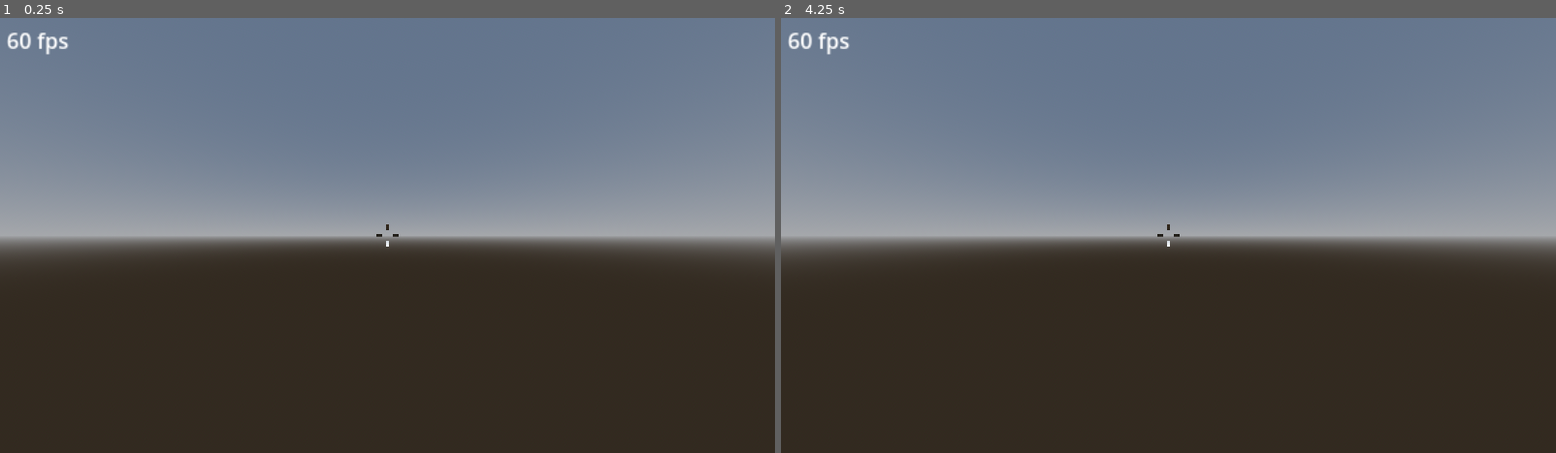
Above: before the commit, frames 1-2 (left to right).
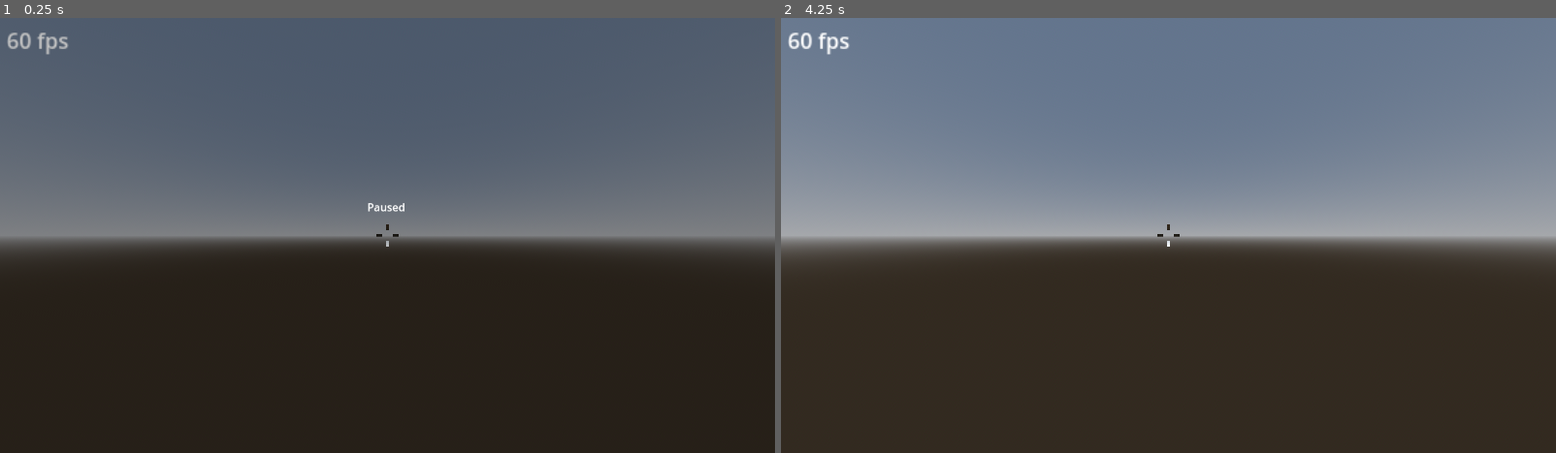
Above: after the commit, the same moments.

Repository: NatsuPotato/GodotCraft
Game: Godot game, scene res://test.tscn
Two runs of this game, one before a commit and one after it. Both use one fixed random seed, a clock stepped at 60 frames per second and the inputs below.
Inputs (mouse positions are in pixels of both pictures, inside the frame that each line leads up to):
- Up to frame 1 (0.25 s): no input
- Up to frame 2 (4.25 s): tap Enter at 0.5, 2, 3.5 s; move the mouse to (920, 44) at 0.52 s; hold D (strafe_right) 0.53-1.28 s; right-click (920, 44) at 0.6 s; tap Space (jump) at 0.77, 1.25, 1.52, 2.75, 3.02, 3.77 s; move the mouse to (1013, 257) at 1.27 s; hold S (strafe_backward) 1.28-2.03 s; click (1013, 257) at 1.35 s; right-click (1013, 257) at 1.55 s; move the mouse to (1246, 139) at 2.02 s; hold D (strafe_right) 2.03-2.78 s; hold F (toggle_fly) 2.03-2.78 s; right-click (1246, 139) at 2.3 s; move the mouse to (1129, 322) at 2.77 s; hold W (strafe_forward) 2.78-3.53 s; right-click (1129, 322) at 2.85 s; move the mouse to (1401, 300) at 3.52 s; hold A (strafe_left) from 3.53 s (still down); right-click (1401, 300) at 3.6 s; tap Escape (pause) at 4.15 s

The runs differ from the first frame. In frame 1, 52% of the frame differs, in the area x 0-100%, y 0-53%; in frame 2, nothing differs.

Commit message:
Add pause menu

Diff:
--- a/chunk_manager.gd
+++ b/chunk_manager.gd
@@ -20,9 +20,9 @@
 
 func _ready() -> void:
 
-	for cx in 16:
-		for cy in 16:
-			for cz in 16:
+	for cx in 8:
+		for cy in 8:
+			for cz in 8:
 				requested_chunk_positions.append(Vector3(cx, cy, cz))
 
 	#https://docs.godotengine.org/en/stable/classes/class_fastnoiselite.html#enum-fastnoiselite-noisetype
@@ -34,10 +34,8 @@
 func _process(_delta:float) -> void:
 
 	# wait on terminated threads
-	for i in generator_threads.size():
-
-		if i >= generator_threads.size():
-			break
+	var i := 0
+	while i < generator_threads.size():
 
 		var thread = generator_threads[i]
 
@@ -45,9 +43,9 @@
 			thread.wait_to_finish()
 			generator_threads.remove_at(i)
 
+		i += 1
+
 	if (requested_chunk_positions.size() > 0 and generator_threads.size() < 16):
-
-		print(get_child_count() + 1)
 
 		var thread = Thread.new()
 		thread.start(generate_chunk.bind(requested_chunk_positions.pop_back()))
--- /dev/null
+++ b/pause_menu.gd
@@ -0,0 +1,4 @@
+extends Control
+
+func _process(delta: float) -> void:
+	visible = UiState.is_paused
--- a/player_controller.gd
+++ b/player_controller.gd
@@ -9,7 +9,6 @@
 
 var camera_pitch := 0.0
 
-var is_paused := true
 var is_flying := false
 
 # TODO make it so you can't place blocks inside yourself
@@ -80,16 +79,7 @@
 
 		is_flying = !is_flying
 
-	elif event.is_action_pressed("pause"):
-
-		is_paused = !is_paused
-
-		if is_paused:
-			Input.set_mouse_mode(Input.MOUSE_MODE_VISIBLE)
-		else:
-			Input.set_mouse_mode(Input.MOUSE_MODE_CAPTURED)
-
-	elif !is_paused and event is InputEventMouseMotion:
+	elif !UiState.is_paused and event is InputEventMouseMotion:
 
 		rotation.y += deg_to_rad(-event.relative.x * mouse_sensitivity)
 
--- a/project.godot
+++ b/project.godot
@@ -14,6 +14,10 @@
 run/main_scene="res://test.tscn"
 config/features=PackedStringArray("4.3", "Forward Plus")
 config/icon="res://icon.svg"
+
+[autoload]
+
+UiState="*res://ui_state.gd"
 
 [input]
 
--- a/test.tscn
+++ b/test.tscn
@@ -1,9 +1,10 @@
-[gd_scene load_steps=11 format=3 uid="uid://dfx6sfc48bl3l"]
+[gd_scene load_steps=12 format=3 uid="uid://dfx6sfc48bl3l"]
 
 [ext_resource type="Script" path="res://player_controller.gd" id="3_ous5n"]
 [ext_resource type="Shader" path="res://inverted.gdshader" id="4_b0yie"]
 [ext_resource type="Texture2D" uid="uid://ckc0nfk6hr75i" path="res://crosshair.png" id="5_35ecv"]
 [ext_resource type="Script" path="res://chunk_manager.gd" id="5_wkvw0"]
+[ext_resource type="Script" path="res://pause_menu.gd" id="6_jgroj"]
 [ext_resource type="Script" path="res://fps.gd" id="6_osfrn"]
 
 [sub_resource type="ProceduralSkyMaterial" id="ProceduralSkyMaterial_ontqq"]
@@ -28,6 +29,7 @@
 
 [node name="Sun" type="DirectionalLight3D" parent="."]
 transform = Transform3D(0.866025, -0.25, 0.433013, 0, 0.866025, 0.5, -0.5, -0.433013, 0.75, 0, 8.15333, 0)
+shadow_enabled = true
 
 [node name="WorldEnvironment" type="WorldEnvironment" parent="."]
 environment = SubResource("Environment_0x2lj")
@@ -80,3 +82,36 @@
 
 [node name="ChunkManager" type="Node3D" parent="."]
 script = ExtResource("5_wkvw0")
+
+[node name="PauseMenu" type="Control" parent="."]
+layout_mode = 3
+anchors_preset = 15
+anchor_right = 1.0
+anchor_bottom = 1.0
+grow_horizontal = 2
+grow_vertical = 2
+script = ExtResource("6_jgroj")
+
+[node name="ColorRect" type="ColorRect" parent="PauseMenu"]
+layout_mode = 1
+anchors_preset = 15
+anchor_right = 1.0
+anchor_bottom = 1.0
+grow_horizontal = 2
+grow_vertical = 2
+color = Color(0, 0, 0, 0.235294)
+
+[node name="RichTextLabel" type="RichTextLabel" parent="PauseMenu"]
+layout_mode = 1
+anchors_preset = 8
+anchor_left = 0.5
+anchor_top = 0.5
+anchor_right = 0.5
+anchor_bottom = 0.5
+offset_left = -29.71
+offset_top = -53.74
+offset_right = 29.71
+offset_bottom = -13.74
+grow_horizontal = 2
+grow_vertical = 2
+text = "Paused"
--- /dev/null
+++ b/ui_state.gd
@@ -0,0 +1,14 @@
+extends Node
+
+var is_paused := true
+
+func _input(event):
+
+	if event.is_action_pressed("pause"):
+
+		UiState.is_paused = !UiState.is_paused
+
+		if UiState.is_paused:
+			Input.set_mouse_mode(Input.MOUSE_MODE_VISIBLE)
+		else:
+			Input.set_mouse_mode(Input.MOUSE_MODE_CAPTURED)
